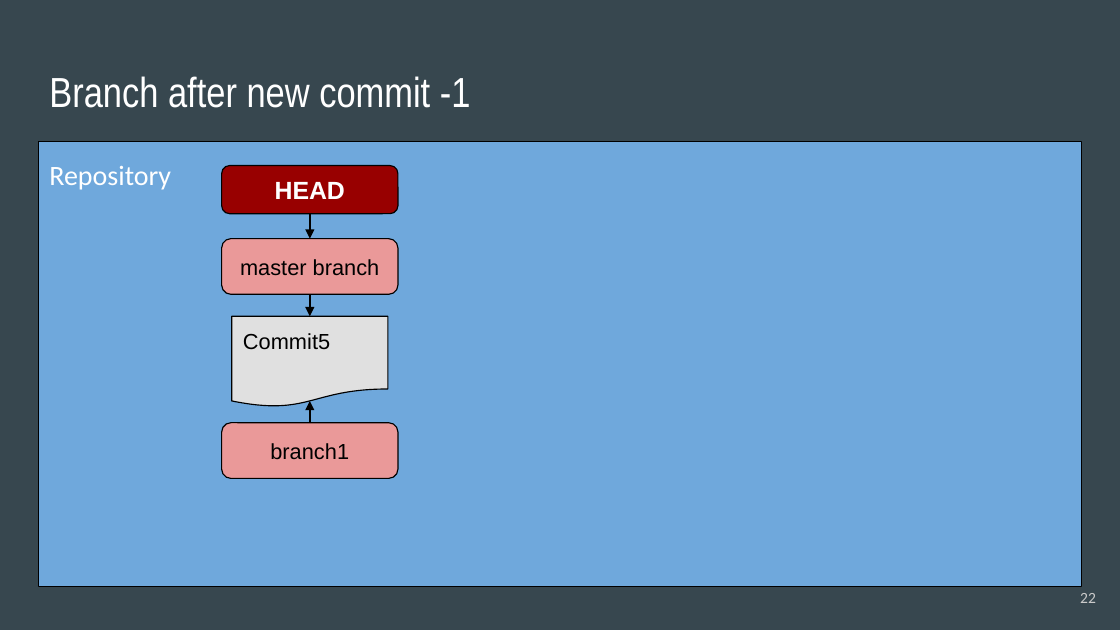
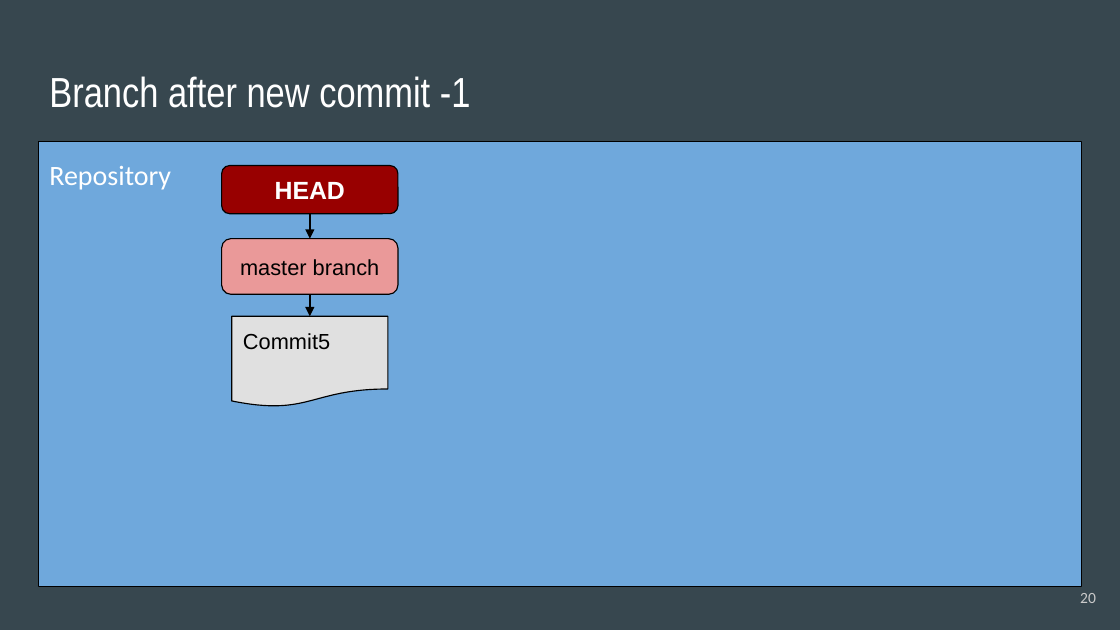
Before and after one commit to acchi17/StudyGit, a slide deck: slide 20 of GitStudySession.pptx (slide 22 before the commit). Drawn at 1120x630 pixels with LibreOffice and Linux fonts; fonts in the diff are those of the drawing. Boxes give left, top, right and bottom in pixels: in the first picture for what was removed or moved away, otherwise in the second. Text is boxed around its words. In the diff, an @@ line names an element or a change of style, - is before the commit and + after.

```diff
--- a/GitStudySession.pptx
+++ b/GitStudySession.pptx
@@ arrow removed from (310, 422) to (310, 401) @@
@@ rounded rectangle removed at (222, 422, 398, 478) @@
-branch1
@@ page number at (1080, 593, 1096, 603): text changed @@
-22
+20
```
Also in this commit, not shown: 10 other slides changed, 6 slides added.
